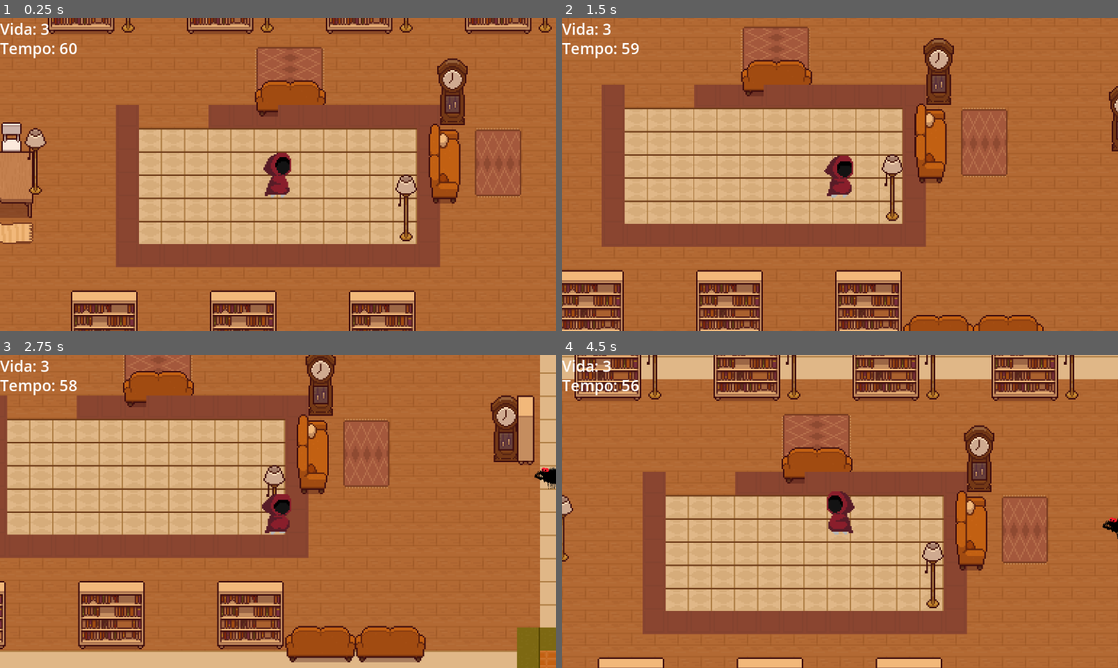
Above: before the commit, frames 1-4 (two rows, left to right).
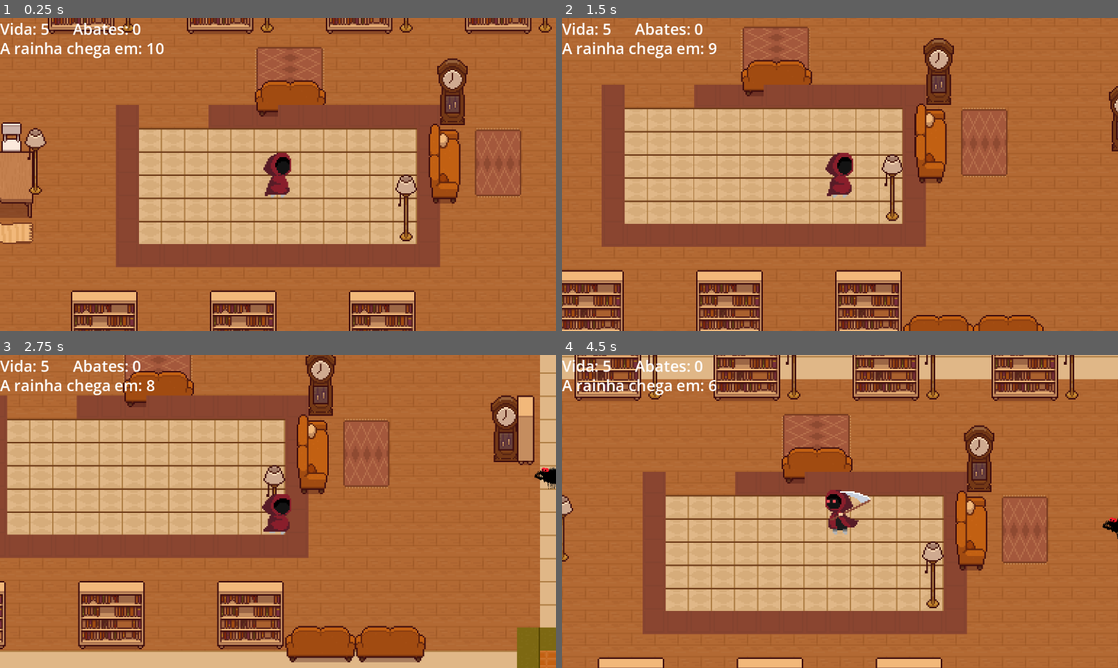
Above: after the commit, the same moments.

Repository: CarenNI/porao-das-aranhas
Game: Godot game, scene res://scenes/porao.tscn
Same seed, same stepped clock (60 frames per second), same inputs: the game is played once before the commit and once after it.
Inputs:
- Up to frame 1 (0.25 s): no input
- Up to frame 2 (1.5 s): tap Enter (ui_accept) at 0.5, 0.77, 0.8, 1.07, 1.35 s; hold Right (right) 0.53-1.28 s; tap Space (atacar, bound only after the commit) at 0.6 s; hold Down (down) from 1.28 s (still down)
- Up to frame 3 (2.75 s): tap Enter (ui_accept) at 1.52, 1.82, 2.3 s; tap Space (atacar, bound only after the commit) at 1.55, 2.1 s; release Down (down) at 2.03 s; hold Right (right) from 2.03 s (still down)
- Up to frame 4 (4.5 s): release Right (right) at 2.78 s; hold W (up) 2.78-3.53 s; tap Space (atacar, bound only after the commit) at 2.85, 4.35 s; tap Enter (ui_accept) at 3.02, 3.32, 3.6, 3.77, 4.07 s; hold Left (left) from 3.53 s (still down)

The runs differ from the first frame. In frame 1, 0.8% of the frame differs, in the area x 0-30%, y 1-13%; in frame 2, 1.0%; in frame 3, 0.9%; in frame 4, 1.2%, in the area x 0-56%, y 1-58%.

Commit message:
chefe: ajuste de dificuldade

Diff:
--- a/entities/jogador.tscn
+++ b/entities/jogador.tscn
@@ -2,6 +2,7 @@
 
 [ext_resource type="Script" uid="uid://b6wtti5sds56t" path="res://scripts/jogador.gd" id="1_mi7s2"]
 [ext_resource type="Texture2D" uid="uid://8r5e3254oany" path="res://sprites/personagem_andando.png" id="2_as3f3"]
+[ext_resource type="Texture2D" uid="uid://cbsmllwrrw03q" path="res://sprites/personagem_ataque.png" id="3_as3f3"]
 [ext_resource type="Texture2D" uid="uid://jp6gxc8m86po" path="res://sprites/personagem_parado.png" id="3_krsmw"]
 
 [sub_resource type="AtlasTexture" id="AtlasTexture_vv3b2"]
@@ -35,6 +36,46 @@
 [sub_resource type="AtlasTexture" id="AtlasTexture_byptf"]
 atlas = ExtResource("2_as3f3")
 region = Rect2(336, 0, 48, 48)
+
+[sub_resource type="AtlasTexture" id="AtlasTexture_krsmw"]
+atlas = ExtResource("3_as3f3")
+region = Rect2(0, 0, 48, 48)
+
+[sub_resource type="AtlasTexture" id="AtlasTexture_nehf0"]
+atlas = ExtResource("3_as3f3")
+region = Rect2(48, 0, 48, 48)
+
+[sub_resource type="AtlasTexture" id="AtlasTexture_dk2l0"]
+atlas = ExtResource("3_as3f3")
+region = Rect2(96, 0, 48, 48)
+
+[sub_resource type="AtlasTexture" id="AtlasTexture_raifr"]
+atlas = ExtResource("3_as3f3")
+region = Rect2(144, 0, 48, 48)
+
+[sub_resource type="AtlasTexture" id="AtlasTexture_3prry"]
+atlas = ExtResource("3_as3f3")
+region = Rect2(192, 0, 48, 48)
+
+[sub_resource type="AtlasTexture" id="AtlasTexture_6odg7"]
+atlas = ExtResource("3_as3f3")
+region = Rect2(240, 0, 48, 48)
+
+[sub_resource type="AtlasTexture" id="AtlasTexture_jtkv7"]
+atlas = ExtResource("3_as3f3")
+region = Rect2(288, 0, 48, 48)
+
+[sub_resource type="AtlasTexture" id="AtlasTexture_b0oxh"]
+atlas = ExtResource("3_as3f3")
+region = Rect2(336, 0, 48, 48)
+
+[sub_resource type="AtlasTexture" id="AtlasTexture_dgm5v"]
+atlas = ExtResource("3_as3f3")
+region = Rect2(384, 0, 48, 48)
+
+[sub_resource type="AtlasTexture" id="AtlasTexture_mwxv0"]
+atlas = ExtResource("3_as3f3")
+region = Rect2(432, 0, 48, 48)
 
 [sub_resource type="AtlasTexture" id="AtlasTexture_xet37"]
 atlas = ExtResource("3_krsmw")
@@ -86,6 +127,41 @@
 "loop": 1,
 "name": &"andando",
 "speed": 10.0
+}, {
+"frames": [{
+"duration": 1.0,
+"texture": SubResource("AtlasTexture_krsmw")
+}, {
+"duration": 1.0,
+"texture": SubResource("AtlasTexture_nehf0")
+}, {
+"duration": 1.0,
+"texture": SubResource("AtlasTexture_dk2l0")
+}, {
+"duration": 1.0,
+"texture": SubResource("AtlasTexture_raifr")
+}, {
+"duration": 1.0,
+"texture": SubResource("AtlasTexture_3prry")
+}, {
+"duration": 1.0,
+"texture": SubResource("AtlasTexture_6odg7")
+}, {
+"duration": 1.0,
+"texture": SubResource("AtlasTexture_jtkv7")
+}, {
+"duration": 1.0,
+"texture": SubResource("AtlasTexture_b0oxh")
+}, {
+"duration": 1.0,
+"texture": SubResource("AtlasTexture_dgm5v")
+}, {
+"duration": 1.0,
+"texture": SubResource("AtlasTexture_mwxv0")
+}],
+"loop": 2,
+"name": &"atacar",
+"speed": 25.0
 }, {
 "frames": [{
 "duration": 1.0,
@@ -114,15 +190,19 @@
 [sub_resource type="CircleShape2D" id="CircleShape2D_wo4a7"]
 radius = 6.0
 
+[sub_resource type="CircleShape2D" id="CircleShape2D_lul0q"]
+radius = 25.0
+
 [node name="Jogador" type="CharacterBody2D" unique_id=1339095115 groups=["player"]]
 collision_layer = 2
 motion_mode = 1
 script = ExtResource("1_mi7s2")
+vida = 5
 
 [node name="AnimatedSprite2D" type="AnimatedSprite2D" parent="." unique_id=1145854783]
 z_index = 1
 sprite_frames = SubResource("SpriteFrames_wo4a7")
-animation = &"andando"
+animation = &"atacar"
 
 [node name="CollisionShape2D" type="CollisionShape2D" parent="." unique_id=344514536]
 position = Vector2(0, 13)
@@ -142,3 +222,19 @@
 [node name="CollisionShape2D" type="CollisionShape2D" parent="Hurtbox" unique_id=1606195226]
 position = Vector2(0, 6)
 shape = SubResource("CircleShape2D_wo4a7")
+
+[node name="Ataque" type="Area2D" parent="." unique_id=2091368901]
+collision_layer = 0
+collision_mask = 4
+
+[node name="CollisionShape2D" type="CollisionShape2D" parent="Ataque" unique_id=1447658547]
+position = Vector2(0, 6)
+shape = SubResource("CircleShape2D_lul0q")
+
+[node name="Golpe" type="ColorRect" parent="Ataque" unique_id=90413923]
+visible = false
+offset_left = -20.0
+offset_top = -14.0
+offset_right = 20.0
+offset_bottom = 26.0
+color = Color(0.929151, 0.94760114, 0.9944598, 0.11764706)
--- a/project.godot
+++ b/project.godot
@@ -47,6 +47,11 @@
 , Object(InputEventKey,"resource_local_to_scene":false,"resource_name":"","device":-1,"window_id":0,"alt_pressed":false …(183 unchanged characters)…
 ]
 }
+atacar={
+"deadzone": 0.2,
+"events": [Object(InputEventKey,"resource_local_to_scene":false,"resource_name":"","device":-1,"window_id":0,"alt_pressed":false,"shift_pressed":false,"ctrl_pressed":false,"meta_pressed":false,"pressed":false,"keycode":0,"physical_keycode":32,"key_label":0,"unicode":32,"location":0,"echo":false,"script":null)
+]
+}
 
 [layer_names]
 
--- a/scenes/porao.tscn
+++ b/scenes/porao.tscn
@@ -48,7 +48,7 @@
 autostart = true
 
 [node name="Relogio" type="Timer" parent="." unique_id=2111744855]
-wait_time = 60.0
+wait_time = 10.0
 one_shot = true
 autostart = true
 
--- a/scripts/inimigo.gd
+++ b/scripts/inimigo.gd
@@ -1,7 +1,8 @@
 # Baseado no roteiro da Aula 10; flip_h adicionado com ajuda de IA (Claude)
 extends CharacterBody2D
 
-@export var velocidade: float = 40.0
+@export var velocidade: float = 40.
+@export var vida: int = 1
 
 @onready var anim: AnimatedSprite2D = $AnimatedSprite2D
 @onready var agente: NavigationAgent2D = $NavigationAgent2D
@@ -20,3 +21,14 @@
 
 	# A aranha olha para o lado em que anda.
 	anim.flip_h = velocity.x < 0
+func levar_golpe() -> void:
+	vida -= 1
+	if vida <= 0:
+		get_tree().current_scene.inimigo_morreu(self)
+		queue_free()
+		return
+
+	# Apanhou e não morreu: fica meio transparente por 0,1 s.
+	modulate.a = 0.4
+	await get_tree().create_timer(0.1).timeout
+	modulate.a = 1.0
--- a/scripts/jogador.gd
+++ b/scripts/jogador.gd
@@ -5,9 +5,13 @@
 @export var vida: int = 3
 
 var invencivel := false
+var pode_atacar := true
+var atacando := false
 
 @onready var anim: AnimatedSprite2D = $AnimatedSprite2D
 @onready var hurtbox: Area2D = $Hurtbox
+@onready var ataque: Area2D = $Ataque
+@onready var golpe: ColorRect = $Ataque/Golpe
 
 
 func _process(_delta: float) -> void:
@@ -15,11 +19,17 @@
 	if not invencivel and hurtbox.has_overlapping_bodies():
 		levar_dano()
 
+	if pode_atacar and Input.is_action_just_pressed("atacar"):
+		atacar()
+
 
 func _physics_process(_delta: float) -> void:
 	var direcao := Input.get_vector("left", "right", "up", "down")
 	velocity = direcao * velocidade
 	move_and_slide()
+# Enquanto ataca, a animação de ataque não é trocada pela de andar.
+	if atacando:
+		return
 
 	if direcao == Vector2.ZERO:
 		anim.play("parado")
@@ -44,3 +54,19 @@
 	await get_tree().create_timer(1.0).timeout
 	modulate.a = 1.0
 	invencivel = false
+
+func atacar() -> void:
+	# Acerta toda aranha que estiver dentro do círculo neste quadro.
+	for inimigo in ataque.get_overlapping_bodies():
+		inimigo.levar_golpe()
+
+	# Toca a animação de ataque; o clarão dura 0,1 s e o próximo golpe sai 0,4 s depois.
+	pode_atacar = false
+	atacando = true
+	anim.play("atacar")
+	golpe.visible = true
+	await get_tree().create_timer(0.1).timeout
+	golpe.visible = false
+	await get_tree().create_timer(0.3).timeout
+	atacando = false
+	pode_atacar = true
--- a/scripts/porao.gd
+++ b/scripts/porao.gd
@@ -2,6 +2,8 @@
 extends Node2D
 
 @export var cena_inimigo: PackedScene
+var abates := 0
+var chefe: Node2D = null
 
 @onready var horda: Timer = $Horda
 @onready var relogio: Timer = $Relogio
@@ -11,9 +13,11 @@
 
 
 func _process(_delta: float) -> void:
-	texto_vida.text = "Vida: %d" % jogador.vida
-	texto_tempo.text = "Tempo: %d" % ceil(relogio.time_left)
-
+	texto_vida.text = "Vida: %d      Abates: %d" % [jogador.vida, abates]
+	if chefe == null:
+		texto_tempo.text = "A rainha chega em: %d" % ceil(relogio.time_left)
+	elif is_instance_valid(chefe):
+		texto_tempo.text = "Rainha: %d de vida" % chefe.vida
 
 func _on_horda_timeout() -> void:
 	var inimigo := cena_inimigo.instantiate()
@@ -25,7 +29,15 @@
 
 
 func _on_relogio_timeout() -> void:
-	vencer()
+	horda.stop()
+	# O tempo acabou: nasce a rainha, a mesma aranha com mais vida e o desenho maior.
+	chefe = cena_inimigo.instantiate()
+	chefe.vida = 6
+	chefe.velocidade = 30.0
+	chefe.modulate = Color(1.0, 0.5, 0.5)
+	chefe.get_node("AnimatedSprite2D").scale = Vector2(0.08, 0.08)
+	chefe.global_position = $Nascedouros/Cima.global_position
+	add_child(chefe)
 
 
 # call_deferred: troca de cena só no fim do quadro, quando a física terminou.
@@ -35,3 +47,8 @@
 
 func perder() -> void:
 	get_tree().change_scene_to_file.call_deferred("res://scenes/derrota.tscn")
+
+func inimigo_morreu(inimigo: Node2D) -> void:
+	abates += 1
+	if inimigo == chefe:
+		vencer()
